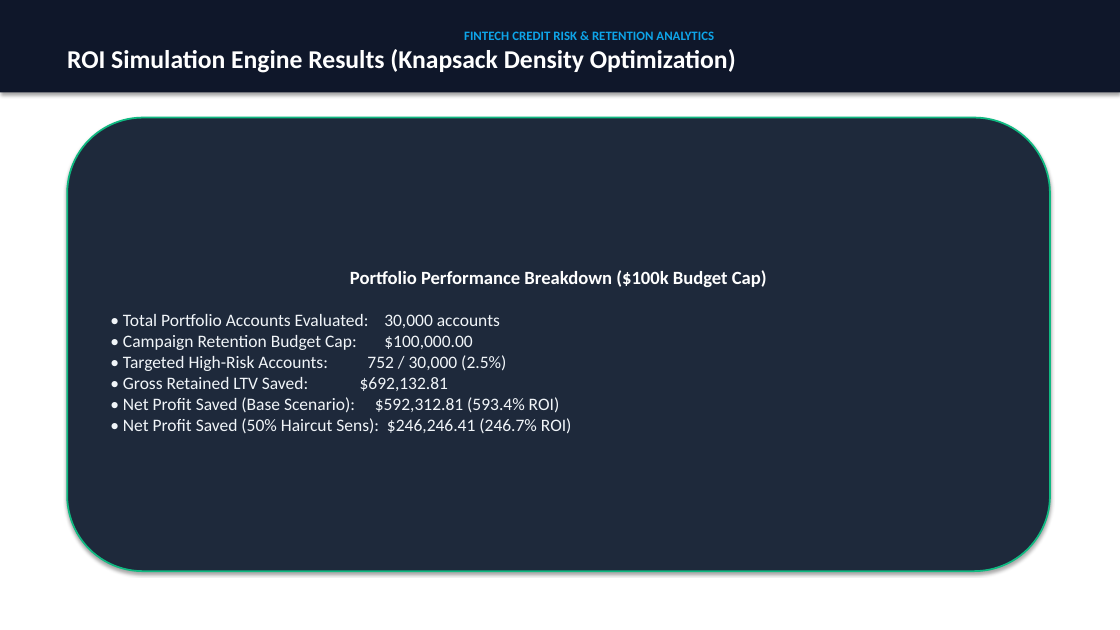
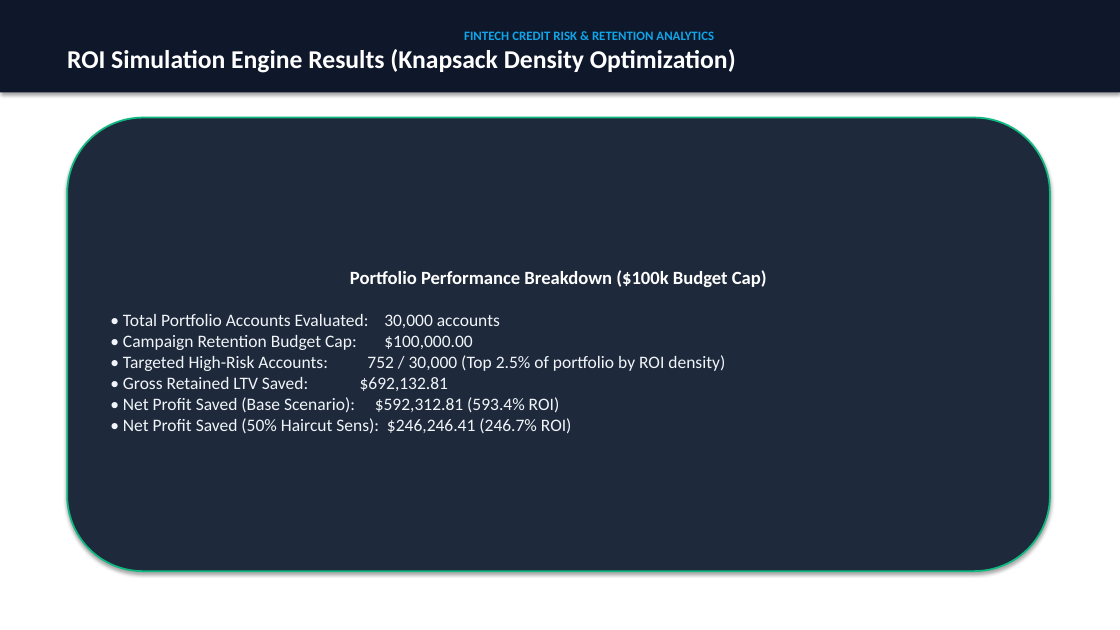
Before and after one commit to PriyankaHichkad/Fintech-Customer-Churn-Analytics, a slide deck: slide 6 of exports/FinTech_Churn_Retention_Strategy.pptx. Drawn at 1120x630 pixels with LibreOffice and Linux fonts; fonts in the diff are those of the drawing. Boxes give left, top, right and bottom in pixels: in the first picture for what was removed or moved away, otherwise in the second. Text is boxed around its words. In the diff, an @@ line names an element or a change of style, - is before the commit and + after.

```diff
--- a/exports/FinTech_Churn_Retention_Strategy.pptx
+++ b/exports/FinTech_Churn_Retention_Strategy.pptx
@@ text in rounded rectangle at (123,314,725,433): text changed @@
-• Total Portfolio Accounts Evaluated: 30,000 accounts
-• Campaign Retention Budget Cap: $100,000.00
-• Targeted High-Risk Accounts: 752 / 30,000 (2.5%)
-• Gross Retained LTV Saved: $692,132.81
-• Net Profit Saved (Base Scenario): $592,312.81 (593.4% ROI)
-• Net Profit Saved (50% Haircut Sens): $246,246.41 (246.7% ROI)
+• Total Portfolio Accounts Evaluated: 30,000 accounts
+• Campaign Retention Budget Cap: $100,000.00
+• Targeted High-Risk Accounts: 752 / 30,000 (Top 2.5% of portfolio by ROI density)
+• Gross Retained LTV Saved: $692,132.81
+• Net Profit Saved (Base Scenario): $592,312.81 (593.4% ROI)
+• Net Profit Saved (50% Haircut Sens): $246,246.41 (246.7% ROI)
```
Also in this commit, not shown: 2 other slides changed, 1 other file.
